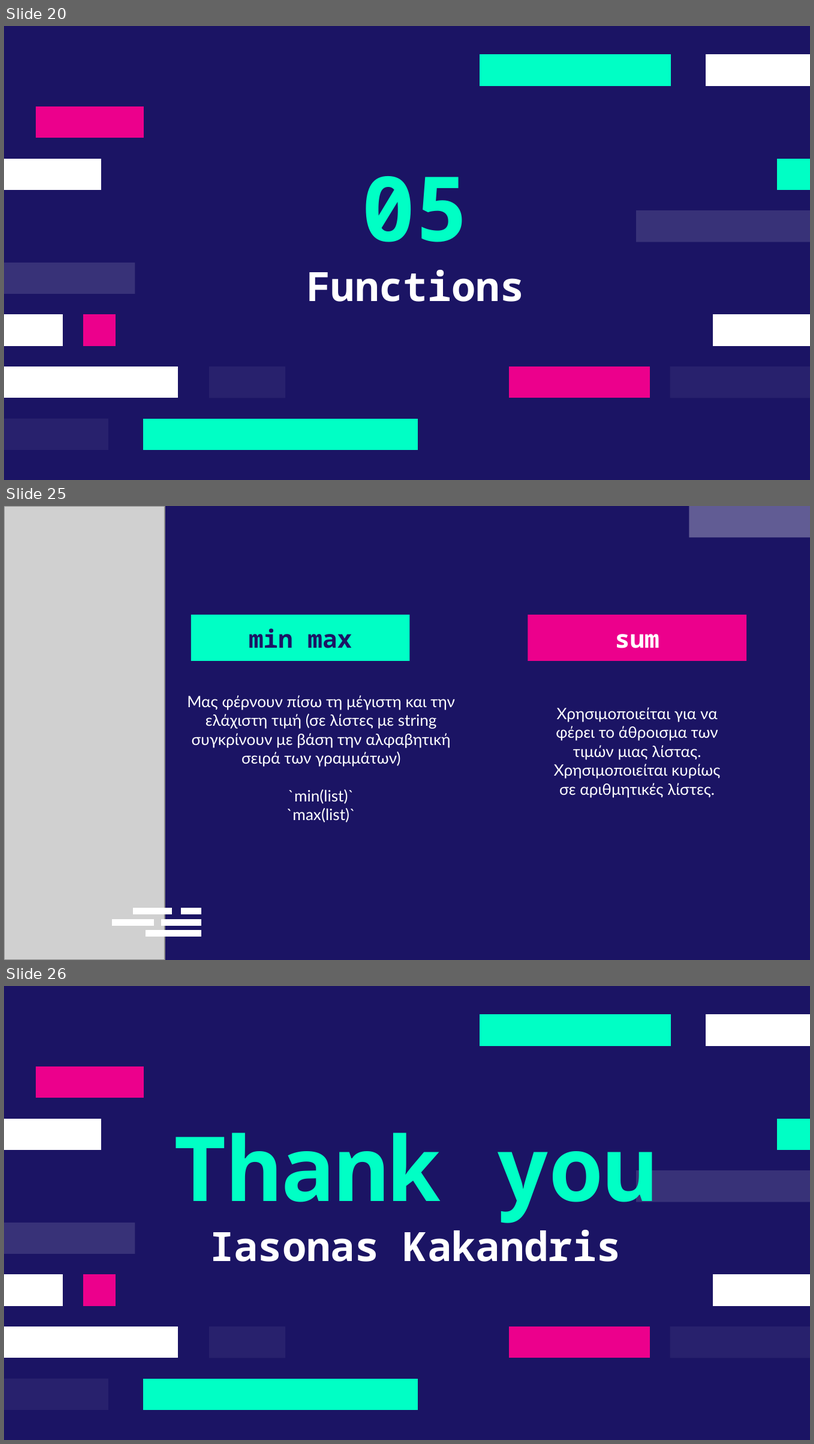
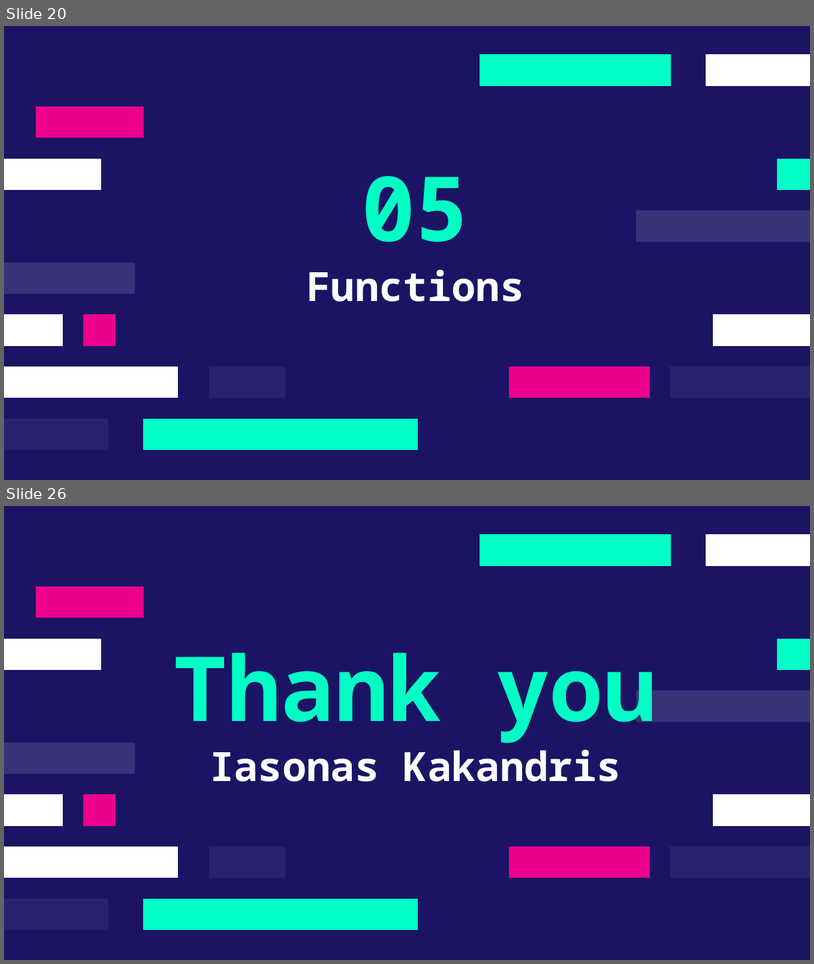
Before and after one commit to deepblue597/python_tutorial, a slide deck: lesson 2/Lesson 2 Python.pptx. Shown one above the other, each under a label of ours: slides 20, 25 and 26 before the commit, slides 20 and 26 after it; the slides between them are not shown. The pictures are 814x1444 and 814x964 pixels, drawn with LibreOffice and Linux fonts; fonts in the diff are those of the drawing; grey boxes stand for pictures. Boxes give left, top, right and bottom in pixels: in the first picture for what was removed or moved away, otherwise in the second. Text is boxed around its words. In the diff, an @@ line names an element or a change of style, - is before the commit and + after.

```diff
--- a/lesson 2/Lesson 2 Python.pptx
+++ b/lesson 2/Lesson 2 Python.pptx
@@ slide 25 removed at (4, 506, 810, 960), background #1B1464 @@
@@ picture removed at (4, 506, 164, 959) @@
@@ freeform shape removed at (689, 506, 810, 537) @@
@@ title removed at (191, 615, 410, 661) @@
-min max
@@ title removed at (528, 615, 747, 661) @@
-sum
@@ subtitle removed at (187, 695, 455, 822) @@
-Μας φέρνουν πίσω τη μέγιστη και την ελάχιστη τιμή (σε λίστες με string συγκρίνουν με βάση την αλφαβητική σειρά των γραμμάτων)
-`min(list)`
-`max(list)`
@@ subtitle removed at (554, 707, 721, 797) @@
-Χρησιμοποιείται για να φέρει το άθροισμα των τιμών μιας λίστας. Χρησιμοποιείται κυρίως σε αριθμητικές λίστες.
@@ group removed at (112, 907, 201, 936): 5 freeform shapes @@
```
Also in this commit, not shown: 4 slides changed, 5 slides added, 4 other slides removed.
